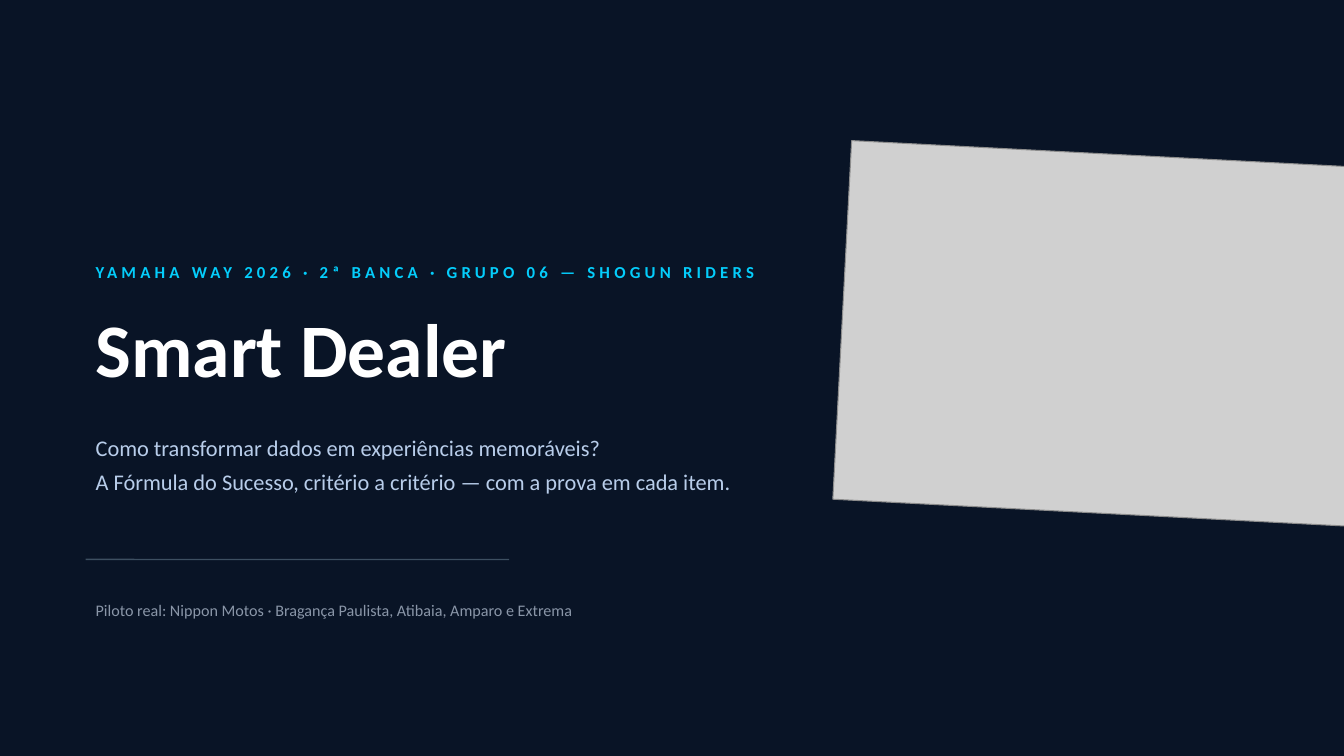
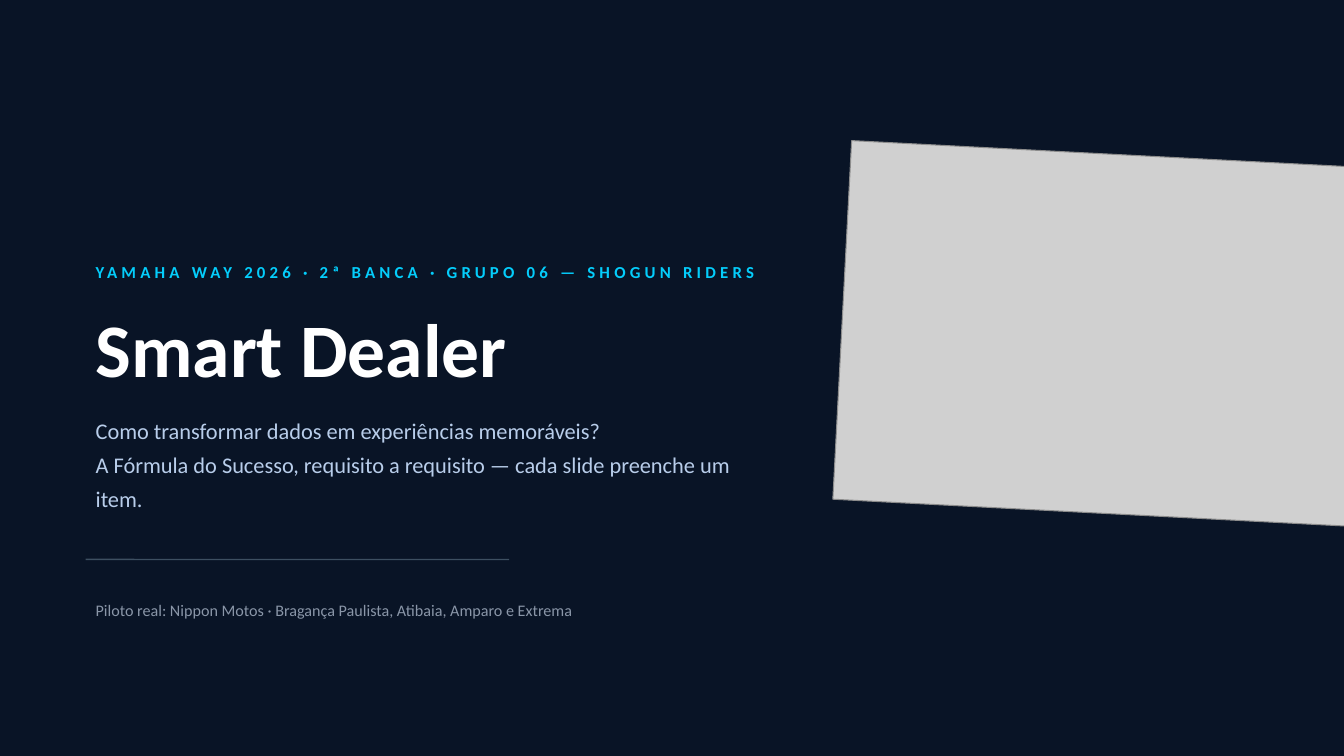
Before and after one commit to Caiquespkt0611/smart-dealer, a slide deck: slide 1 of _NOVAS MELHORIAS/DECK-BANCA-YAMAHAWAY.pptx. Drawn at 1344x756 pixels with LibreOffice and Linux fonts; fonts in the diff are those of the drawing; grey boxes stand for pictures; background and template pictures are left out. Boxes give left, top, right and bottom in pixels: in the first picture for what was removed or moved away, otherwise in the second. Text is boxed around its words. In the diff, an @@ line names an element or a change of style, - is before the commit and + after.

```diff
--- a/_NOVAS MELHORIAS/DECK-BANCA-YAMAHAWAY.pptx
+++ b/_NOVAS MELHORIAS/DECK-BANCA-YAMAHAWAY.pptx
@@ text at (96,457,730,507): text changed @@
-A Fórmula do Sucesso, critério a critério — com a prova em cada item.
+A Fórmula do Sucesso, requisito a requisito — cada slide preenche um item.
```
Also in this commit, not shown: 7 other slides changed, 22 slides added, 11 slides removed, 3 other files.
